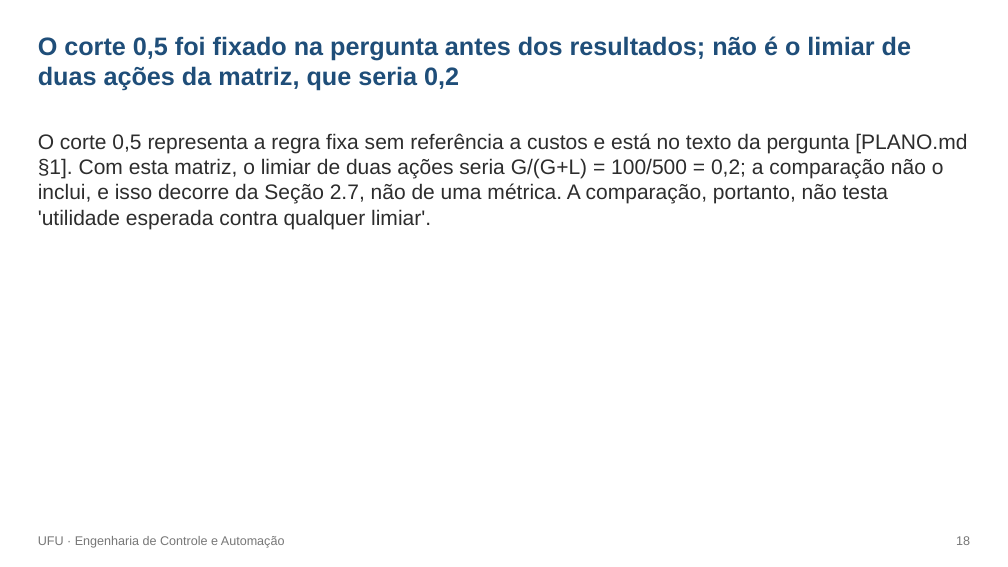
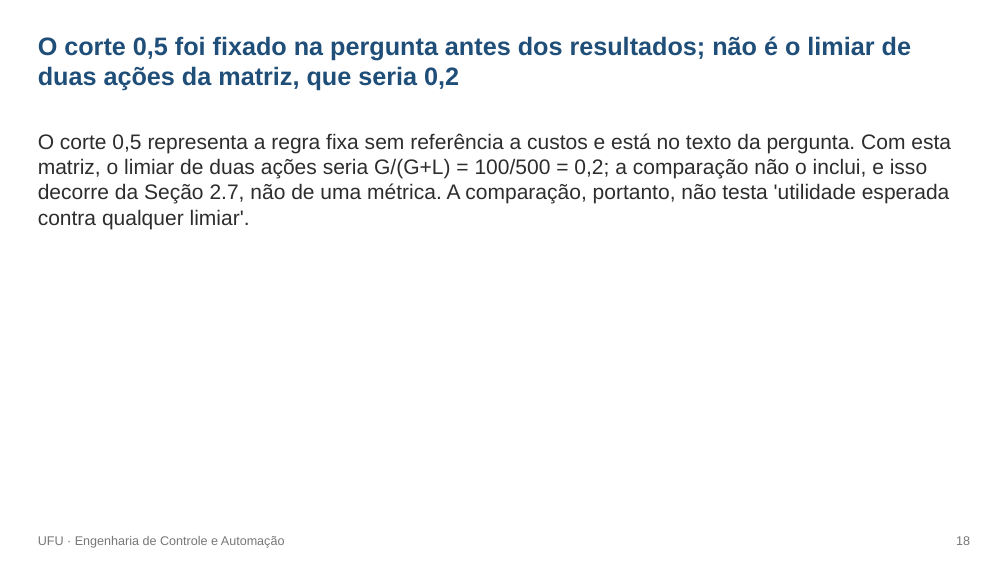
Before and after one commit to rodrigotriboni1/tcc-redes-bayesianas, a slide deck: slide 18 of monografia/defesa/Defesa_TCC_Rodrigo_rascunho.pptx. Drawn at 1008x567 pixels with LibreOffice and Linux fonts; fonts in the diff are those of the drawing. Boxes give left, top, right and bottom in pixels: in the first picture for what was removed or moved away, otherwise in the second. Text is boxed around its words. In the diff, an @@ line names an element or a change of style, - is before the commit and + after.

```diff
--- a/monografia/defesa/Defesa_TCC_Rodrigo_rascunho.pptx
+++ b/monografia/defesa/Defesa_TCC_Rodrigo_rascunho.pptx
@@ text at [38,133,951,229]: text changed @@
-O corte 0,5 representa a regra fixa sem referência a custos e está no texto da pergunta [PLANO.md §1]. Com esta matriz, o limiar de duas ações seria G/(G+L) = 100/500 = 0,2; a comparação não o inclui, e isso decorre da Seção 2.7, não de uma métrica. A comparação, portanto, não testa 'utilidade esperada contra qualquer limiar'.
+O corte 0,5 representa a regra fixa sem referência a custos e está no texto da pergunta. Com esta matriz, o limiar de duas ações seria G/(G+L) = 100/500 = 0,2; a comparação não o inclui, e isso decorre da Seção 2.7, não de uma métrica. A comparação, portanto, não testa 'utilidade esperada contra qualquer limiar'.
```
Also in this commit, not shown: 9 other slides changed, 3 other files.
